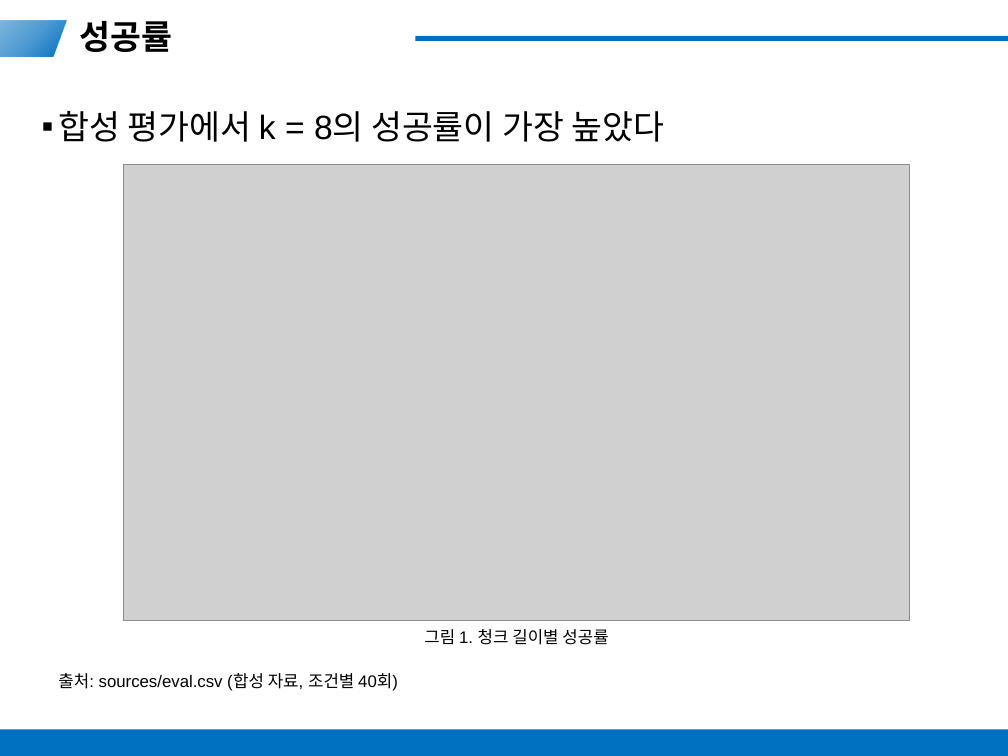
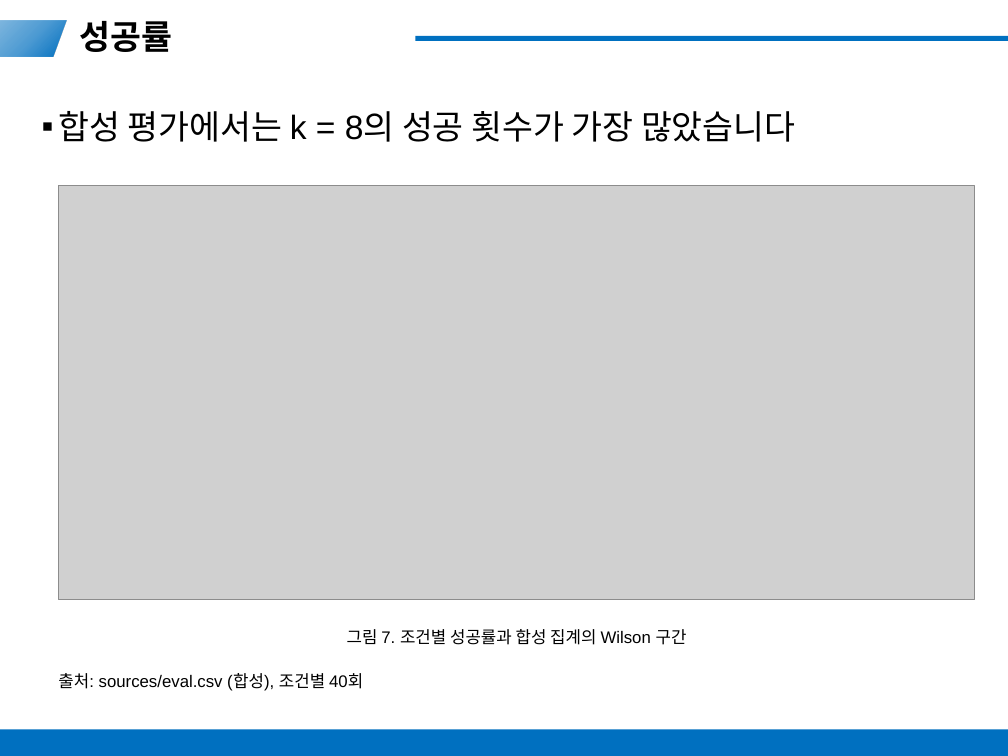
Before and after one commit to ahrism10M501/ppt_gener_harness, a slide deck: slide 14 of tasks/261011-example-il-progress/20261011_모방학습_진행_보고.pptx (slide 9 before the commit). Drawn at 1008x756 pixels with LibreOffice and Linux fonts; fonts in the diff are those of the drawing; grey boxes stand for pictures. Boxes give left, top, right and bottom in pixels: in the first picture for what was removed or moved away, otherwise in the second. Text is boxed around its words. In the diff, an @@ line names an element or a change of style, - is before the commit and + after.

```diff
--- a/tasks/261011-example-il-progress/20261011_모방학습_진행_보고.pptx
+++ b/tasks/261011-example-il-progress/20261011_모방학습_진행_보고.pptx
@@ text at <box>58,111,796,142</box>: text changed @@
-▪ 합성 평가에서 k = 8의 성공률이 가장 높았다
+▪ 합성 평가에서는 k = 8의 성공 횟수가 가장 많았습니다
@@ picture: place and size @@
-picture at <box>124,164,909,621</box>
+picture at <box>58,185,975,600</box>
@@ text at <box>347,629,687,645</box>: text changed @@
-그림 1. 청크 길이별 성공률
+그림 7. 조건별 성공률과 합성 집계의 Wilson 구간
@@ text at <box>58,673,363,691</box>: text changed @@
-출처: sources/eval.csv (합성 자료, 조건별 40회)
+출처: sources/eval.csv (합성), 조건별 40회
```
Also in this commit, not shown: 7 other slides changed, 10 slides added, 2 slides removed, 30 other files.
